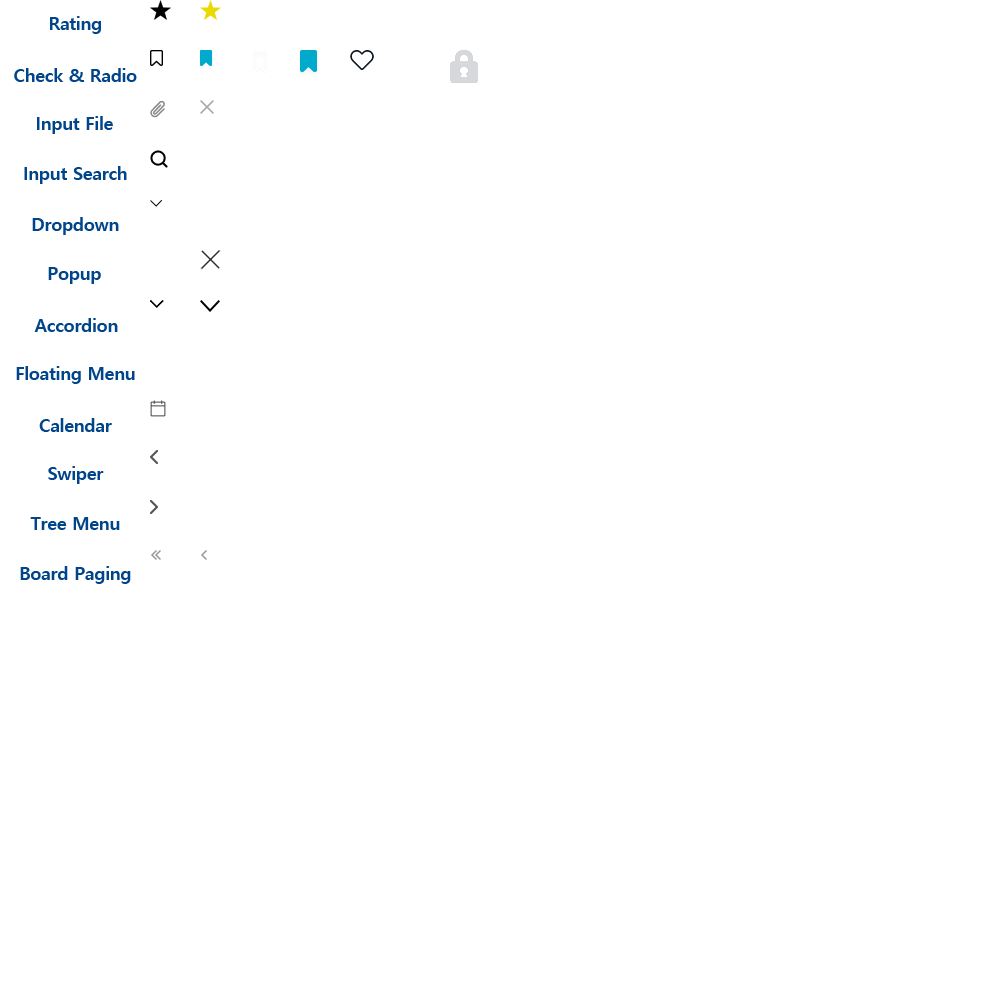
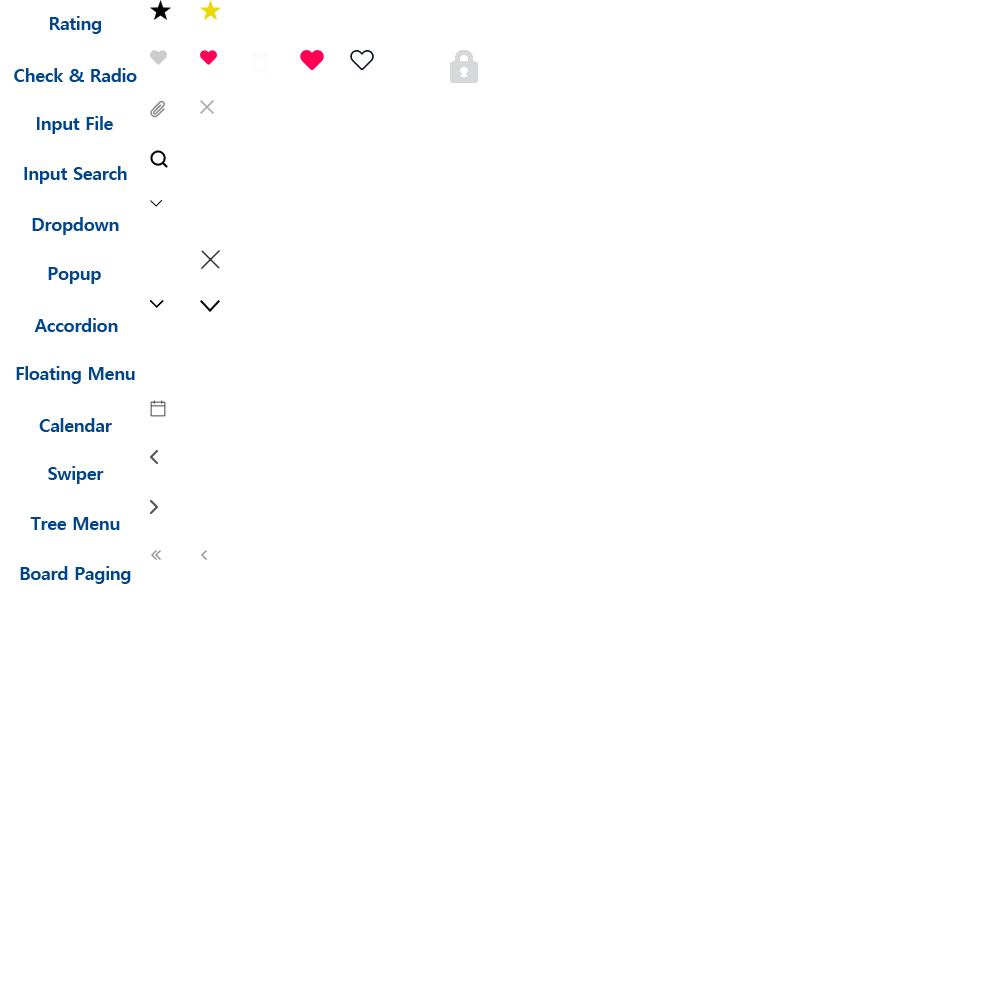
The second 1000×1000 image is a revision of the first. Changes to its layers:
added layer "레이어 26" in group "Board Paging" over [300, 50, 324, 70]
removed layer "레이어 18" from group "Check & Radio" over [300, 50, 321, 75]
renamed "레이어 16" to "레이어 28", painted on it over [200, 50, 217, 66]
renamed "레이어 15" to "레이어 27", painted on it over [150, 50, 167, 66]
